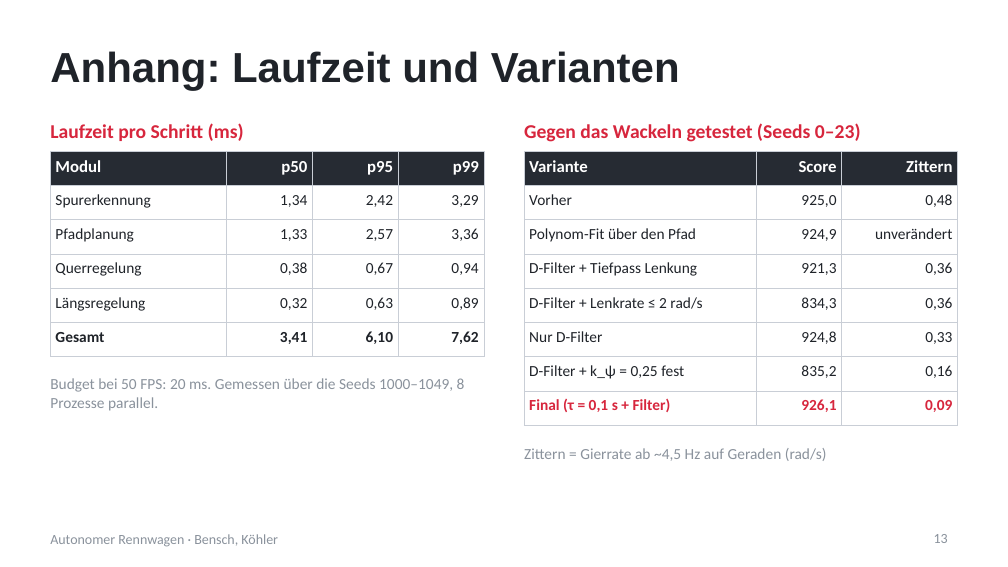
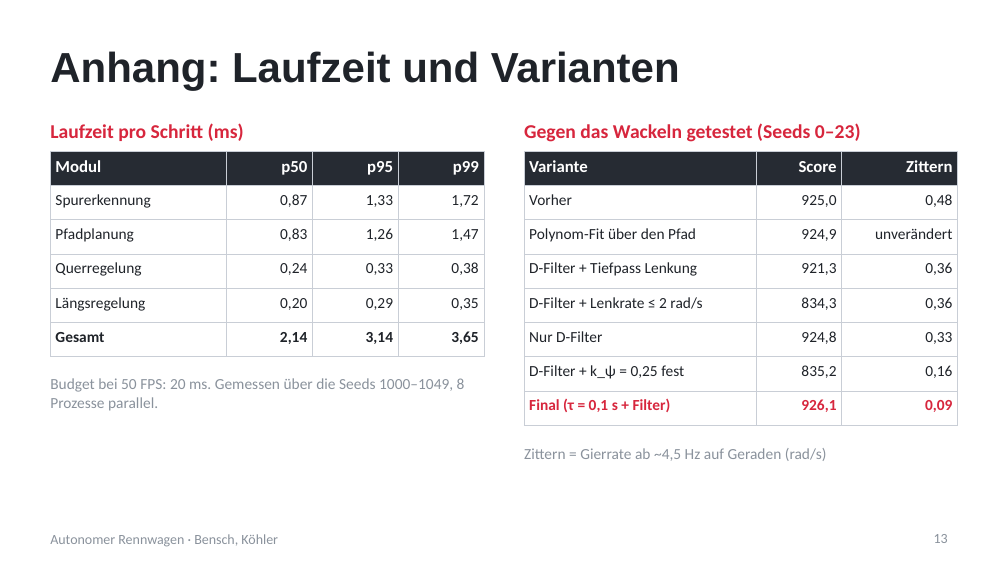
Before and after one commit to MortizK/Autonomes-Fahren-Project, a slide deck: slide 13 of docs/Abschlusspraesentation.pptx. Drawn at 1008x567 pixels with LibreOffice and Linux fonts; fonts in the diff are those of the drawing. Boxes give left, top, right and bottom in pixels: in the first picture for what was removed or moved away, otherwise in the second. Text is boxed around its words. In the diff, an @@ line names an element or a change of style, - is before the commit and + after.

```diff
--- a/docs/Abschlusspraesentation.pptx
+++ b/docs/Abschlusspraesentation.pptx
@@ table at bbox=[50, 151, 484, 348] @@
-row 2: Spurerkennung | 1,34 | 2,42 | 3,29
+row 2: Spurerkennung | 0,87 | 1,33 | 1,72
-row 3: Pfadplanung | 1,33 | 2,57 | 3,36
+row 3: Pfadplanung | 0,83 | 1,26 | 1,47
-row 4: Querregelung | 0,38 | 0,67 | 0,94
+row 4: Querregelung | 0,24 | 0,33 | 0,38
-row 5: Längsregelung | 0,32 | 0,63 | 0,89
+row 5: Längsregelung | 0,20 | 0,29 | 0,35
-row 6: Gesamt | 3,41 | 6,10 | 7,62
+row 6: Gesamt | 2,14 | 3,14 | 3,65
```
Also in this commit, not shown: 1 other slide changed, 17 other files.
